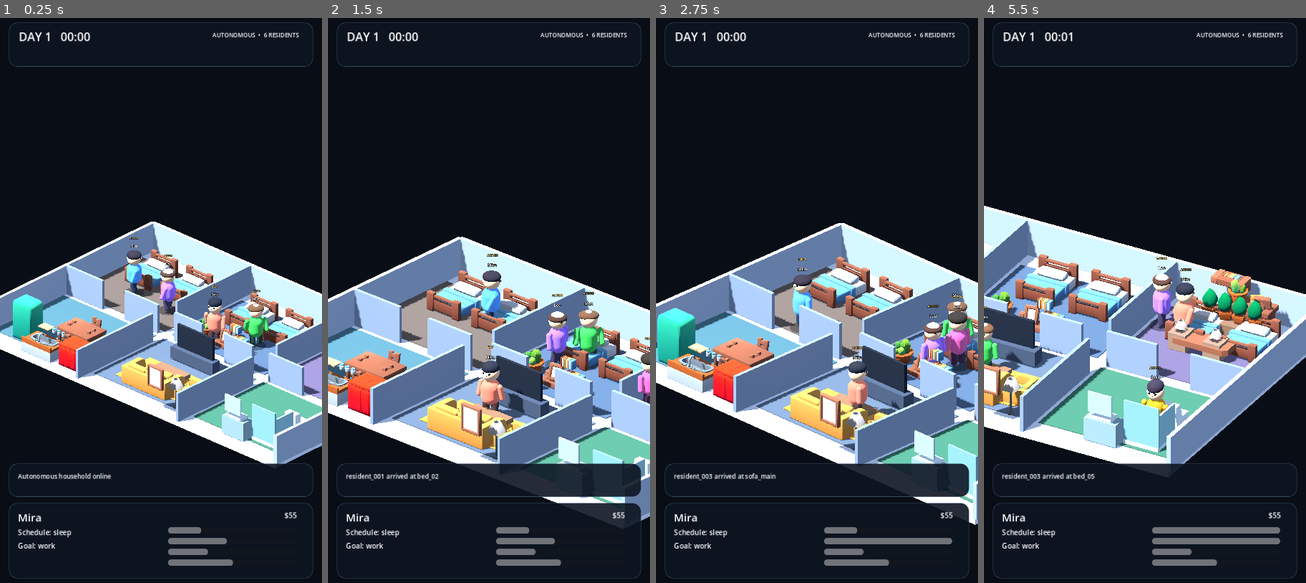
Above: before the commit, frames 1-4 (left to right).
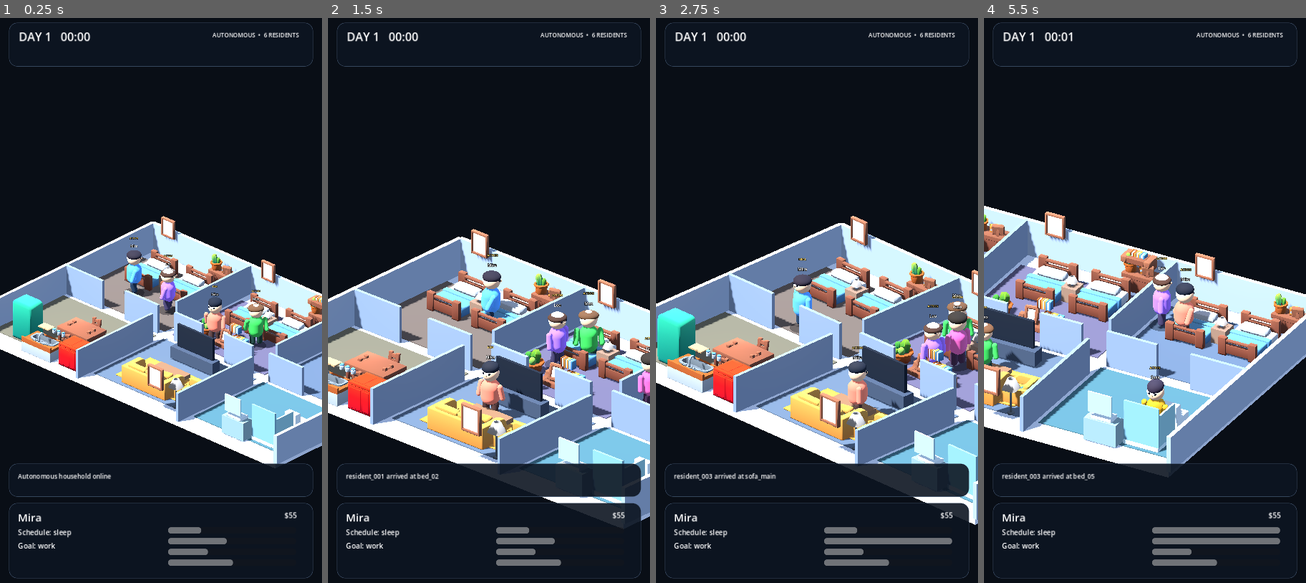
Above: after the commit, the same moments.

Repository: motomotoo2001-maker/lifebox-live
Game: Godot game, scene res://scenes/debug/visual_showcase.tscn
The game is run twice, just before and just after one commit, with the same random seed, the same clock (stepped at 60 frames per second) and the same inputs. The project has no main scene, so this scene is started directly.
Inputs:
- Up to frame 1 (0.25 s): no input
- Up to frame 2 (1.5 s): no input
- Up to frame 3 (2.75 s): no input
- Up to frame 4 (5.5 s): no input

The runs differ from the first frame. In frame 1, 3.2% of the frame differs, in the area x 0-100%, y 35-77%; in frame 2, 3.8%; in frame 3, 3.4%; in frame 4, 7.5%, in the area x 0-100%, y 34-78%.

Commit message:
feat: dress three dedicated bedrooms

Diff:
--- a/scripts/presentation/world/household_blockout.gd
+++ b/scripts/presentation/world/household_blockout.gd
@@ -44,19 +44,19 @@
 
 	var room_colors: Array[Color] = [
 		Color("66594f"),
-		Color("4d6177"),
-		Color("655a75"),
+		Color("5f596f"),
+		Color("566679"),
+		Color("6b6653"),
+		Color("596878"),
 		Color("487078"),
-		Color("596878"),
-		Color("3e7259"),
 	]
 	var room_names := [
+		&"BedroomA",
+		&"BedroomB",
+		&"BedroomC",
 		&"Kitchen",
 		&"Living",
-		&"Bedroom",
 		&"Bath",
-		&"Hall",
-		&"Yard",
 	]
 	var x_positions := [-5.4, 0.0, 5.4]
 	var color_index := 0
@@ -182,7 +182,6 @@
 	_build_bedroom_details()
 	_build_bathroom_details()
 	_build_hall_details()
-	_build_yard_details()
 
 
 func _build_kitchen_details() -> void:
@@ -334,55 +333,55 @@
 	)
 
 func _build_bedroom_details() -> void:
-	var has_vendor_wardrobe := _add_vendor_mesh(
-		"cabinet_medium_decorated",
-		&"KayKitBedroomWardrobe",
-		Vector3(5.85, 0.0, -4.2),
-		PI,
-		Vector3(0.78, 0.95, 0.72)
-	)
-	if not has_vendor_wardrobe:
-		_make_box(
-			furniture,
-			&"BedroomWardrobe",
-			Vector3(5.85, 0.92, -4.2),
-			Vector3(1.6, 1.84, 0.58),
-			Color("77635a")
-		)
-	for index in range(2):
-		var nightstand_position := Vector3(
-			4.45 + float(index) * 1.25,
-			0.32,
-			-2.15
-		)
-		_make_box(
-			furniture,
-			StringName("BedroomNightstand%02d" % (index + 1)),
+	var bedroom_centers := [-5.4, 0.0, 5.4]
+
+	for room_index in range(bedroom_centers.size()):
+		var center_x: float = bedroom_centers[room_index]
+
+		_add_vendor_mesh(
+			"cabinet_medium_decorated",
+			StringName("KayKitBedroomWardrobe%02d" % (room_index + 1)),
+			Vector3(center_x + 1.72, 0.0, -4.42),
+			PI,
+			Vector3(0.55, 0.82, 0.55)
+		)
+
+		var nightstand_position := Vector3(center_x, 0.28, -3.10)
+		_make_box(
+			furniture,
+			StringName("BedroomNightstand%02d" % (room_index + 1)),
 			nightstand_position,
-			Vector3(0.62, 0.58, 0.62),
+			Vector3(0.52, 0.52, 0.52),
 			Color("92745f")
 		)
 		_add_vendor_mesh(
 			"lamp_table",
-			StringName("KayKitBedroomLamp%02d" % (index + 1)),
-			nightstand_position + Vector3(0.0, 0.31, 0.0),
+			StringName("KayKitBedroomLamp%02d" % (room_index + 1)),
+			nightstand_position + Vector3(0.0, 0.28, 0.0),
 			0.0,
-			Vector3(0.34, 0.34, 0.34)
+			Vector3(0.30, 0.30, 0.30)
+		)
+		_add_vendor_mesh(
+			"pictureframe_large_A",
+			StringName("KayKitBedroomPicture%02d" % (room_index + 1)),
+			Vector3(center_x - 1.55, 1.45, -4.82),
+			0.0,
+			Vector3(0.66, 0.66, 0.66)
 		)
 
 	_add_vendor_mesh(
 		"shelf_A_small",
-		&"KayKitBedroomWallShelf",
-		Vector3(5.0, 1.48, -4.66),
-		0.0,
-		Vector3(1.15, 1.15, 1.15)
+		&"KayKitBedroomBookshelf",
+		Vector3(1.65, 1.30, -4.68),
+		0.0,
+		Vector3(1.05, 1.05, 1.05)
 	)
 	_add_vendor_mesh(
 		"book_set",
-		&"KayKitBedroomBooks",
-		Vector3(5.0, 1.45, -4.43),
-		0.0,
-		Vector3(0.72, 0.72, 0.72)
+		&"KayKitBedroomBookSet",
+		Vector3(1.65, 1.36, -4.42),
+		0.0,
+		Vector3(0.68, 0.68, 0.68)
 	)
 
 func _build_bathroom_details() -> void:
